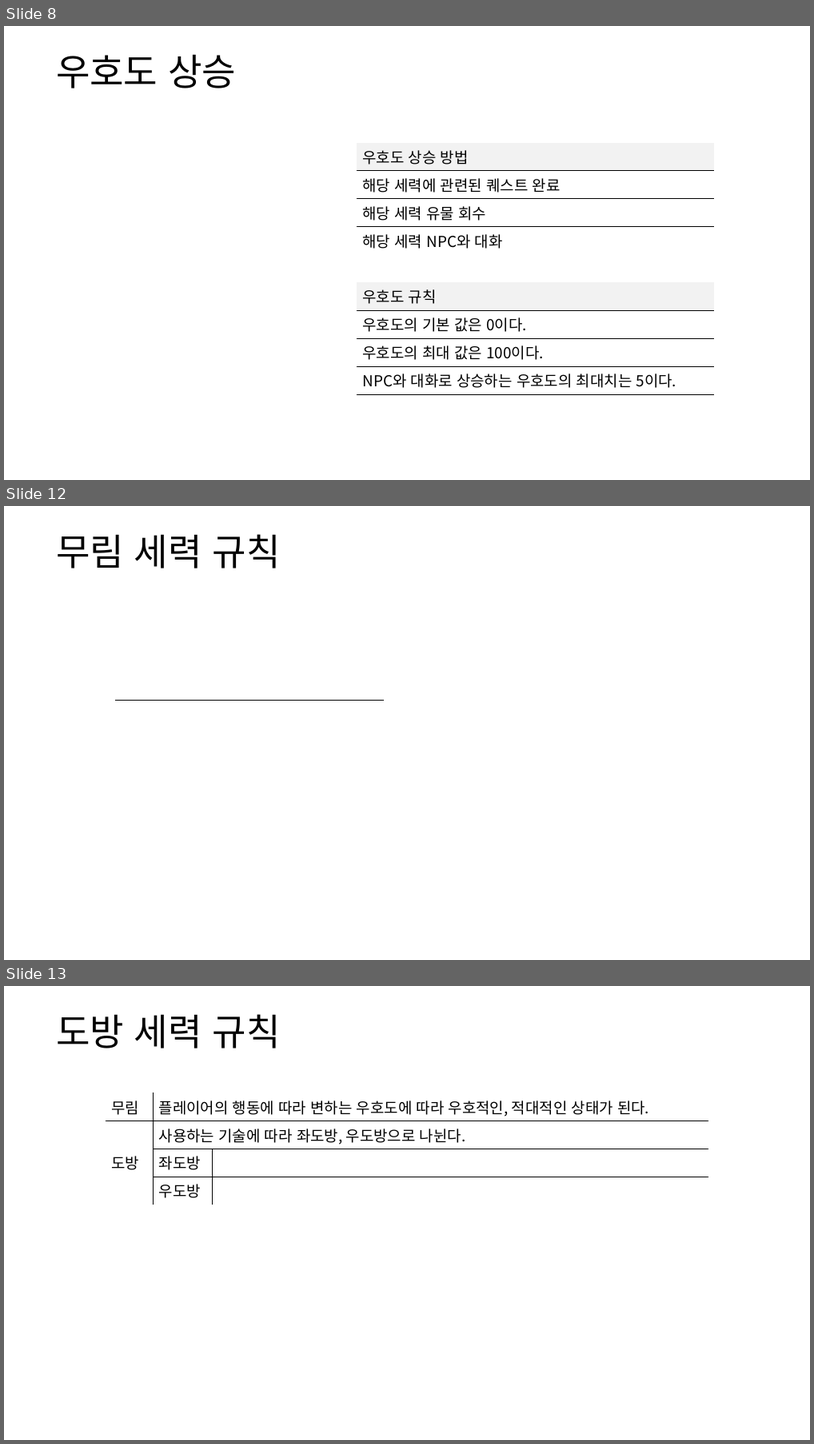
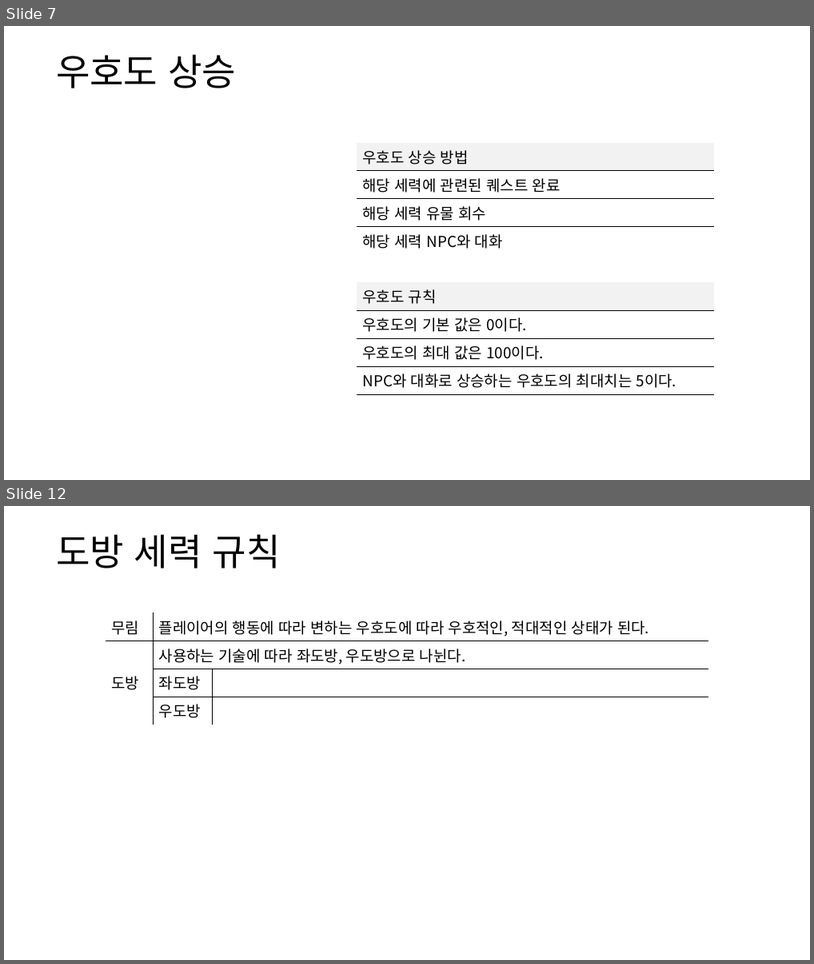
Before and after one commit to yjk0401/unityenginebasic_9th, a slide deck: 기획/방랑엽사전/세력 시스템 기획서.pptx. Shown one above the other, each under a label of ours: slides 8, 12 and 13 before the commit, slides 7 and 12 after it; the slides between them are not shown. The pictures are 814x1444 and 814x964 pixels, drawn with LibreOffice and Linux fonts; fonts in the diff are those of the drawing. Boxes give left, top, right and bottom in pixels: in the first picture for what was removed or moved away, otherwise in the second. Text is boxed around its words. In the diff, an @@ line names an element or a change of style, - is before the commit and + after.

```diff
--- a/기획/방랑엽사전/세력 시스템 기획서.pptx
+++ b/기획/방랑엽사전/세력 시스템 기획서.pptx
@@ slide 12 removed at (x1=4, y1=506, x2=810, y2=960), background #FFFFFF @@
@@ text removed at (x1=56, y1=534, x2=281, y2=568) @@
-무림 세력 규칙
@@ table removed at (x1=115, y1=672, x2=384, y2=721), 2 rows, 1 columns @@
-
-
@@ what was slide 8 is now slide 7 @@
@@ what was slide 13 is now slide 12 @@
```
Also in this commit, not shown: 3 slides changed, 1 slide added, 1 other slide removed.
